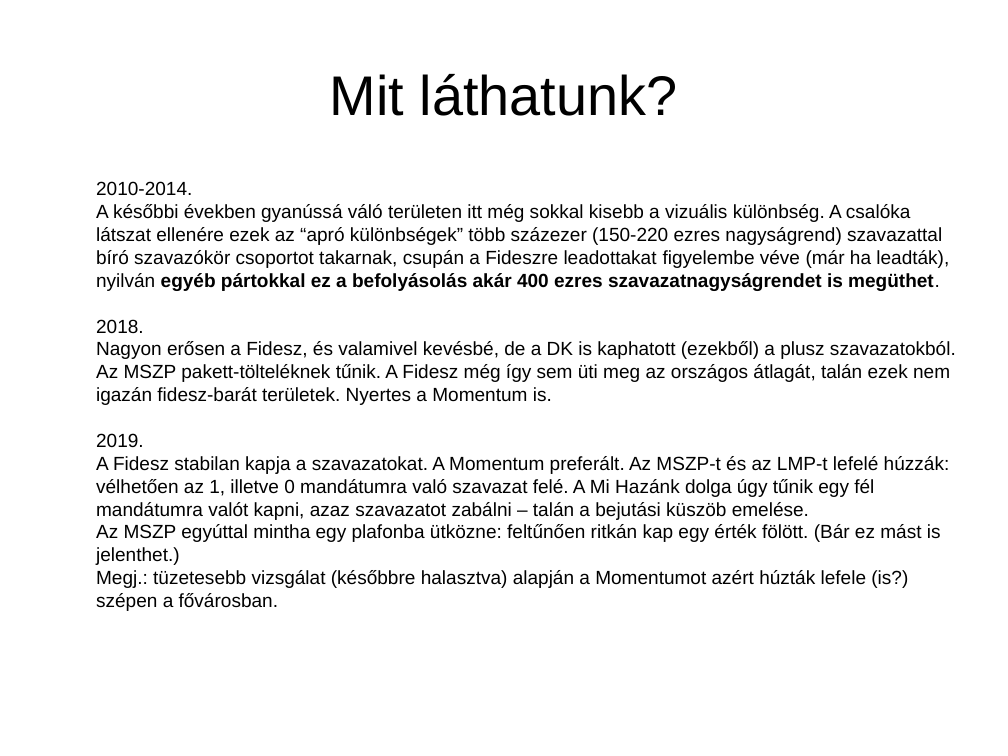
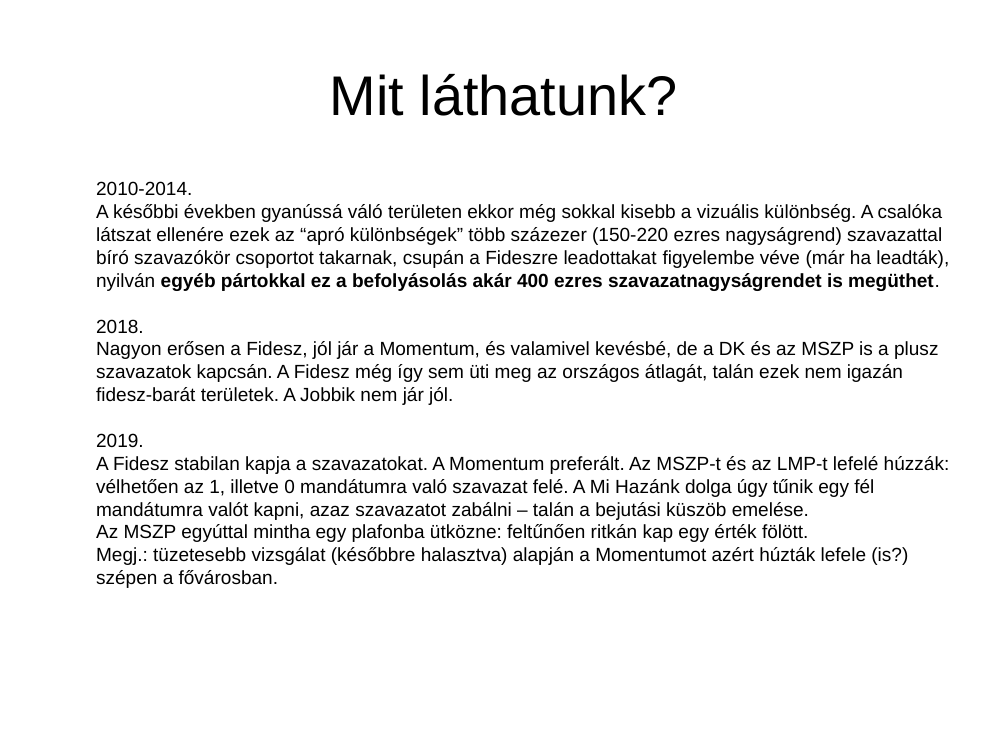
Before and after one commit to brezniczky/ep_elections_2019_hun, a slide deck: slide 35 of slides/hun/EDITED VERSION A 2018-2019-es választásokról dióhéjban.pptx. Drawn at 1008x756 pixels with LibreOffice and Linux fonts; fonts in the diff are those of the drawing. Boxes give left, top, right and bottom in pixels: in the first picture for what was removed or moved away, otherwise in the second. Text is boxed around its words. In the diff, an @@ line names an element or a change of style, - is before the commit and + after.

```diff
--- a/slides/hun/EDITED VERSION A 2018-2019-es választásokról dióhéjban.pptx
+++ b/slides/hun/EDITED VERSION A 2018-2019-es választásokról dióhéjban.pptx
@@ text at [96,204,949,291]: text changed @@
-A későbbi években gyanússá váló területen itt még sokkal kisebb a vizuális különbség. A csalóka látszat ellenére ezek az “apró különbségek” több százezer (150-220 ezres nagyságrend) szavazattal bíró szavazókör csoportot takarnak, csupán a Fideszre leadottakat figyelembe véve (már ha leadták), nyilván egyéb pártokkal ez a befolyásolás akár 400 ezres szavazatnagyságrendet is megüthet.
+A későbbi években gyanússá váló területen ekkor még sokkal kisebb a vizuális különbség. A csalóka látszat ellenére ezek az “apró különbségek” több százezer (150-220 ezres nagyságrend) szavazattal bíró szavazókör csoportot takarnak, csupán a Fideszre leadottakat figyelembe véve (már ha leadták), nyilván egyéb pártokkal ez a befolyásolás akár 400 ezres szavazatnagyságrendet is megüthet.
@@ text at [96,341,938,405]: text changed @@
-Nagyon erősen a Fidesz, és valamivel kevésbé, de a DK is kaphatott (ezekből) a plusz szavazatokból. Az MSZP pakett-tölteléknek tűnik. A Fidesz még így sem üti meg az országos átlagát, talán ezek nem igazán fidesz-barát területek. Nyertes a Momentum is.
+Nagyon erősen a Fidesz, jól jár a Momentum, és valamivel kevésbé, de a DK és az MSZP is a plusz szavazatok kapcsán. A Fidesz még így sem üti meg az országos átlagát, talán ezek nem igazán fidesz-barát területek. A Jobbik nem jár jól.
@@ text at [96,456,950,542]: text changed @@
-A Fidesz stabilan kapja a szavazatokat. A Momentum preferált. Az MSZP-t és az LMP-t lefelé húzzák: vélhetően az 1, illetve 0 mandátumra való szavazat felé. A Mi Hazánk dolga úgy tűnik egy fél mandátumra valót kapni, azaz szavazatot zabálni – talán a bejutási küszöb emelése.
-Az MSZP egyúttal mintha egy plafonba ütközne: feltűnően ritkán kap egy érték fölött. (Bár ez mást is jelenthet.)
+A Fidesz stabilan kapja a szavazatokat. A Momentum preferált. Az MSZP-t és az LMP-t lefelé húzzák: vélhetően az 1, illetve 0 mandátumra való szavazat felé. A Mi Hazánk dolga úgy tűnik egy fél mandátumra valót kapni, azaz szavazatot zabálni – talán a bejutási küszöb emelése.
+Az MSZP egyúttal mintha egy plafonba ütközne: feltűnően ritkán kap egy érték fölött.
```
Also in this commit, not shown: 10 other slides changed.
